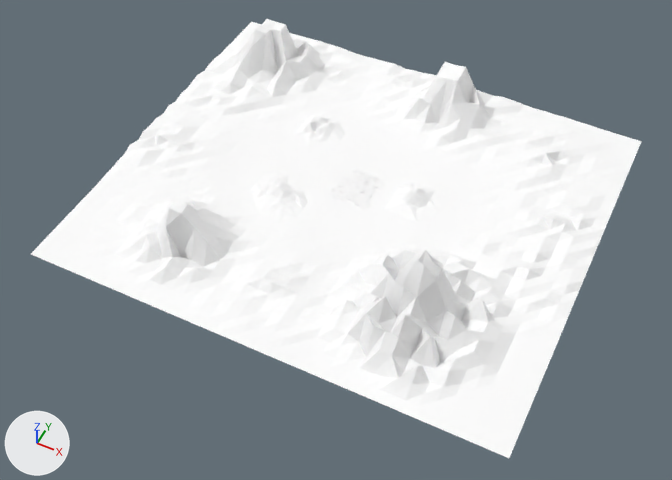
Renders of the Blender file app/models/world_v2.blend from each side of a commit.
One viewpoint serves both versions: a 50 mm camera at (73.0, -158.0, 174.9) aimed at (1.8, -15.6, -3.0). Every picture has the same lights, and +X, +Y and +Z are marked at lower left.

Objects in the first picture: 'WorldFar', 'big', 'terrestrials'.
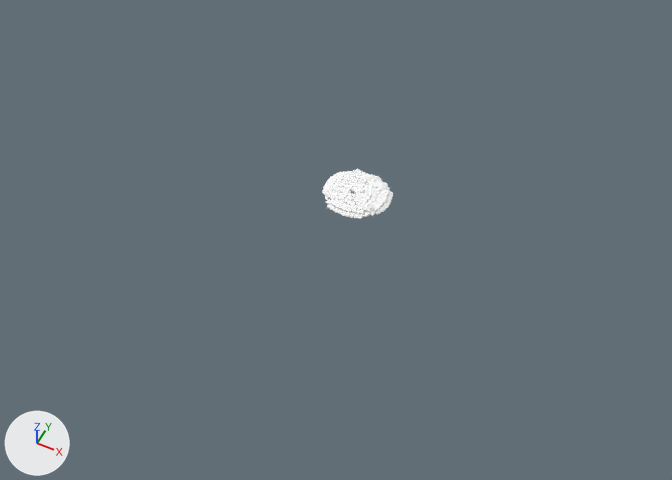
What the commit changed:
Object 'terrestrials' (ob_terrestrials) is now hidden.
Object 'WorldFar' (ob_worldfar) is now hidden.

Pixel boxes (x1, y1, x2, y2) of what changed, in the pictures (672 x 480 px):
'WorldFar', hidden: before (31, 19, 642, 458)
'terrestrials', hidden: before (349, 188, 355, 194)
